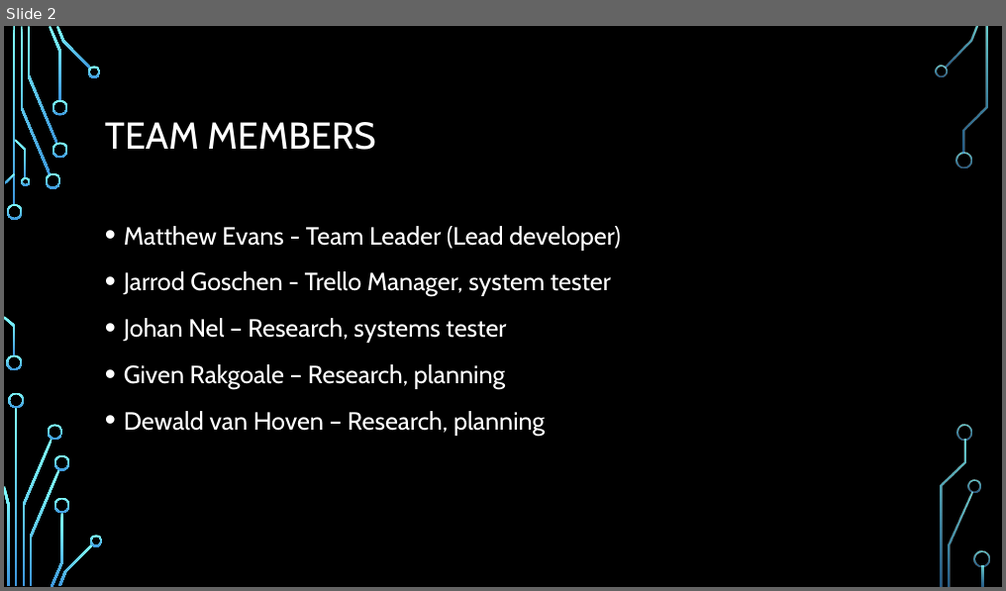
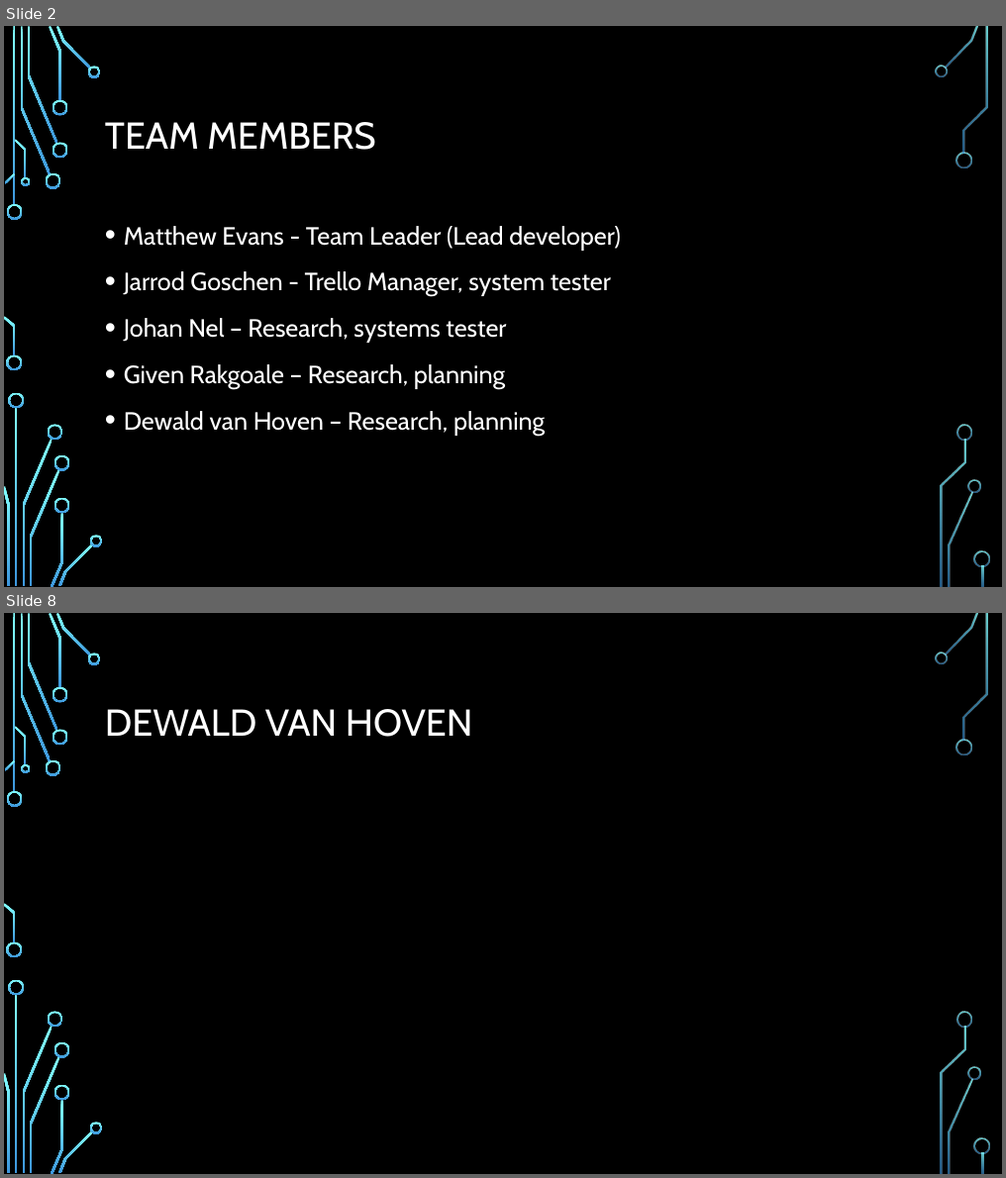
Before and after one commit to ocean-nfc/ocean-nfc-server, a slide deck: Ocean - NFC Slide Show.pptx. Shown one above the other, each under a label of ours: slide 2 before the commit, slides 2 and 8 after it; the slides between them are not shown. The pictures are 1006x591 and 1006x1178 pixels, drawn with LibreOffice and Linux fonts; fonts in the diff are those of the drawing; background and template pictures are left out. Boxes give left, top, right and bottom in pixels: in the first picture for what was removed or moved away, otherwise in the second. Text is boxed around its words. In the diff, an @@ line names an element or a change of style, - is before the commit and + after.

```diff
--- a/Ocean - NFC Slide Show.pptx
+++ b/Ocean - NFC Slide Show.pptx
@@ slide 8 added at bbox=[4, 613, 1002, 1174], background picture (left out); not listed: 36 template elements that a slide beside it also shows @@
@@ title added at bbox=[105, 709, 473, 737], 36 pt, text #FFFFFF @@
+DEWALD VAN HOVEN
```
Also in this commit, not shown: 6 other slides added, 6 slides removed.
